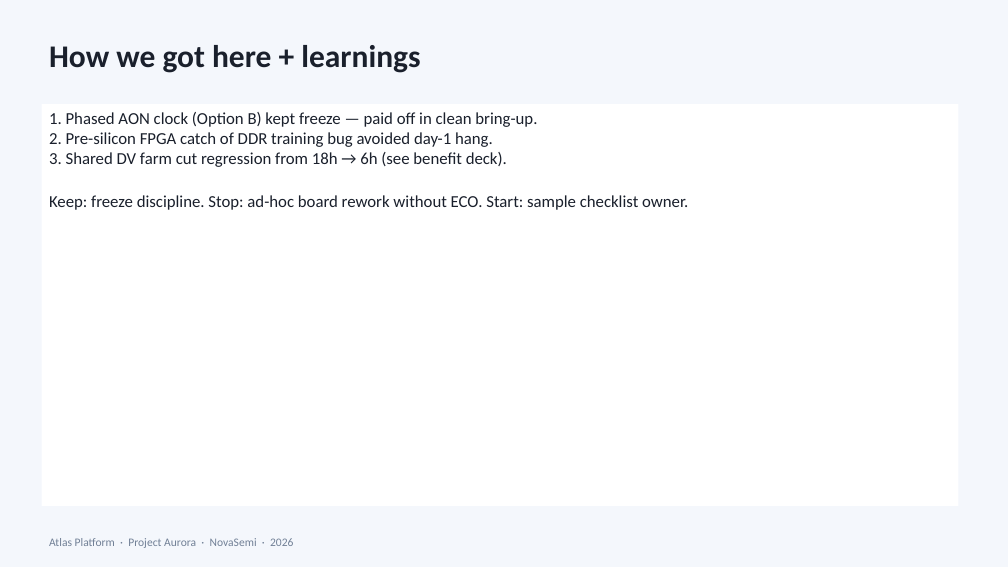
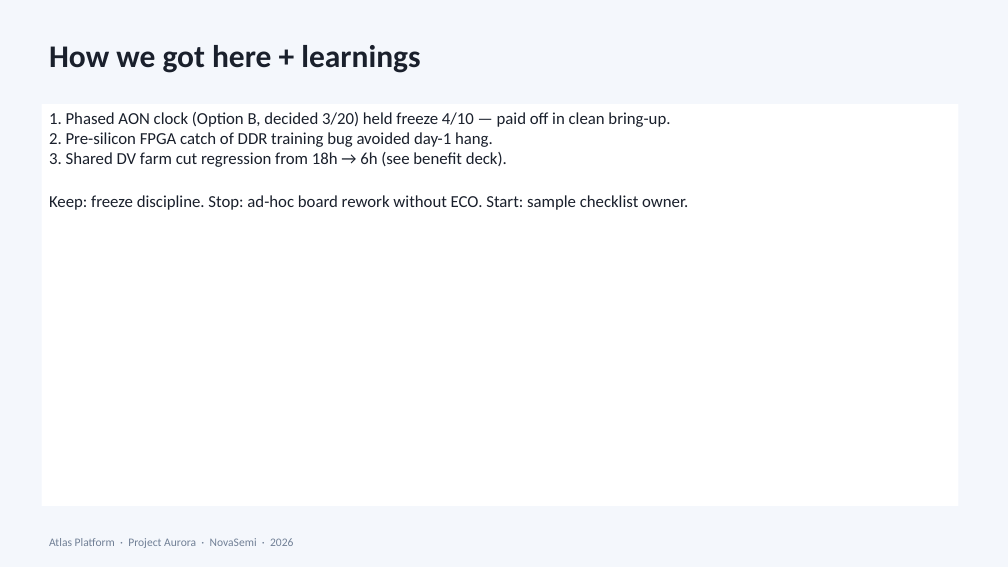
Before and after one commit to peter0749/MindsetMD, a slide deck: slide 5 of skills/presentations/assets/pptx/examples/02-results-demo.pptx. Drawn at 1008x567 pixels with LibreOffice and Linux fonts; fonts in the diff are those of the drawing. Boxes give left, top, right and bottom in pixels: in the first picture for what was removed or moved away, otherwise in the second. Text is boxed around its words. In the diff, an @@ line names an element or a change of style, - is before the commit and + after.

Commit message:
Fix Aurora example timeline coherence across decks 01-09
Resequence freeze (4/10) before silicon (5/12) and farm-ROI lagging
KPIs before ask-by (5/30). Add AURORA_TIMELINE anchors and regression
tests that fail on freeze-held-after-ask and 01/02 chronology bugs.

```diff
--- a/skills/presentations/assets/pptx/examples/02-results-demo.pptx
+++ b/skills/presentations/assets/pptx/examples/02-results-demo.pptx
@@ text in rectangle at bbox=[49, 112, 670, 127]: text changed @@
-1. Phased AON clock (Option B) kept freeze — paid off in clean bring-up.
+1. Phased AON clock (Option B, decided 3/20) held freeze 4/10 — paid off in clean bring-up.
```
Also in this commit, not shown: 3 other slides changed, 20 other files.
